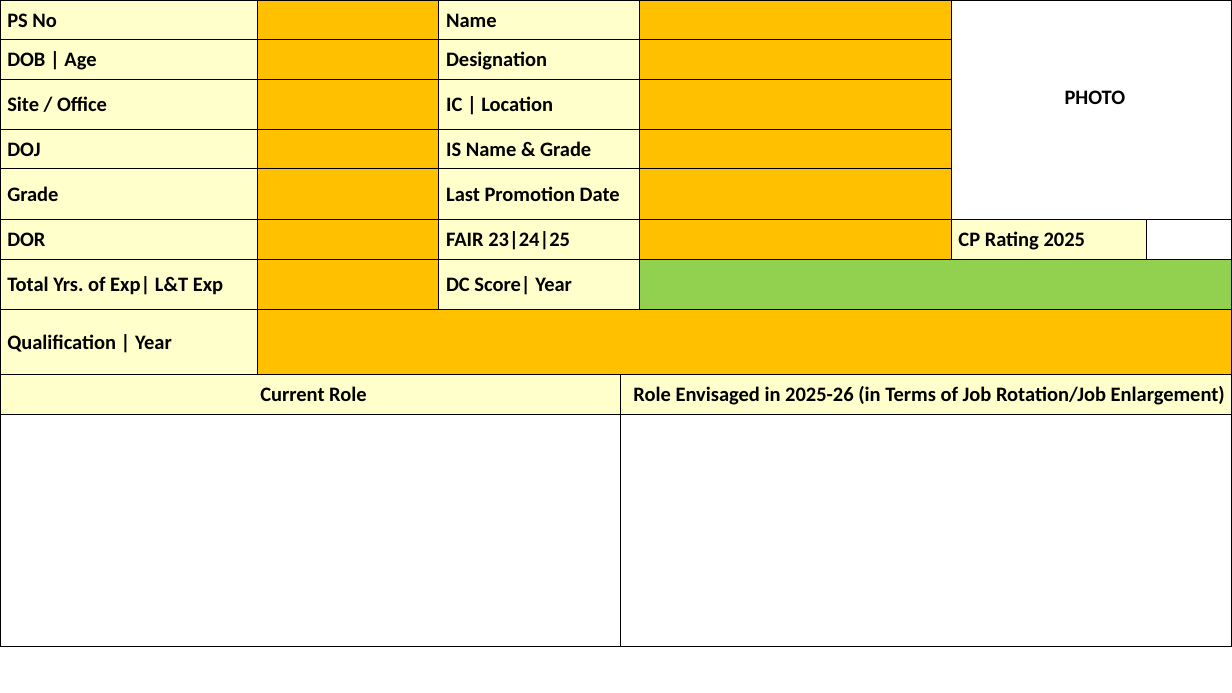
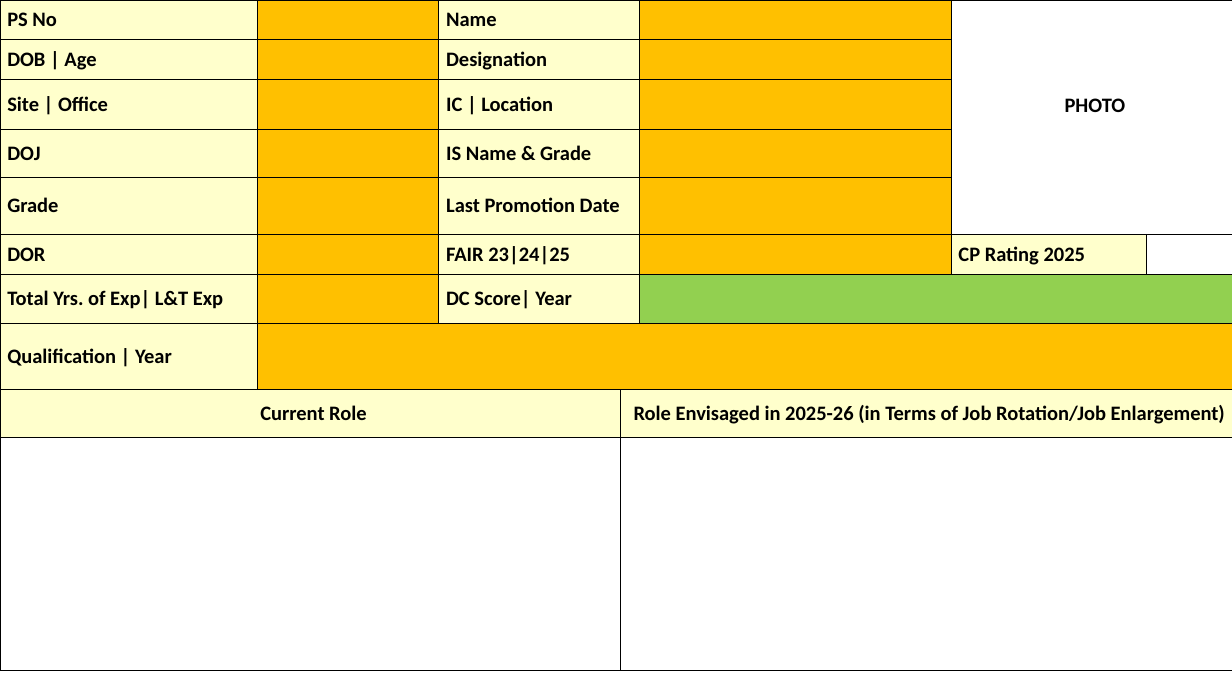
Before and after one commit to AJITKUMAR130012/ST_Chacha, a slide deck: slide 1 of Role.pptx. Drawn at 1232x693 pixels with LibreOffice and Linux fonts; fonts in the diff are those of the drawing; background and template pictures are left out. Boxes give left, top, right and bottom in pixels: in the first picture for what was removed or moved away, otherwise in the second. Text is boxed around its words. In the diff, an @@ line names an element or a change of style, - is before the commit and + after.

```diff
--- a/Role.pptx
+++ b/Role.pptx
@@ table at bbox=[0, 0, 1231, 636] @@
-row 3, column 1: Site / Office
+row 3, column 1: Site | Office
@@ borders changed @@
@@ page number rewrapped from bbox=[18, 654, 77, 677] to bbox=[27, 670, 33, 671] @@
```
Also in this commit, not shown: 3 other files.
